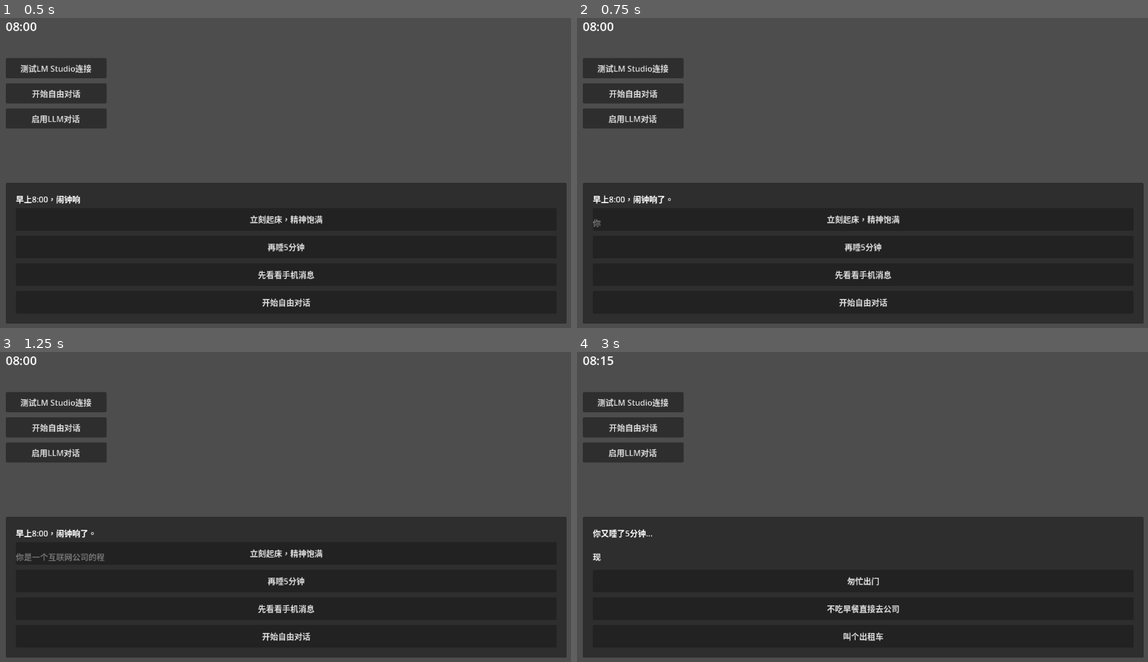
Above: before the commit, frames 1-4 (two rows, left to right).
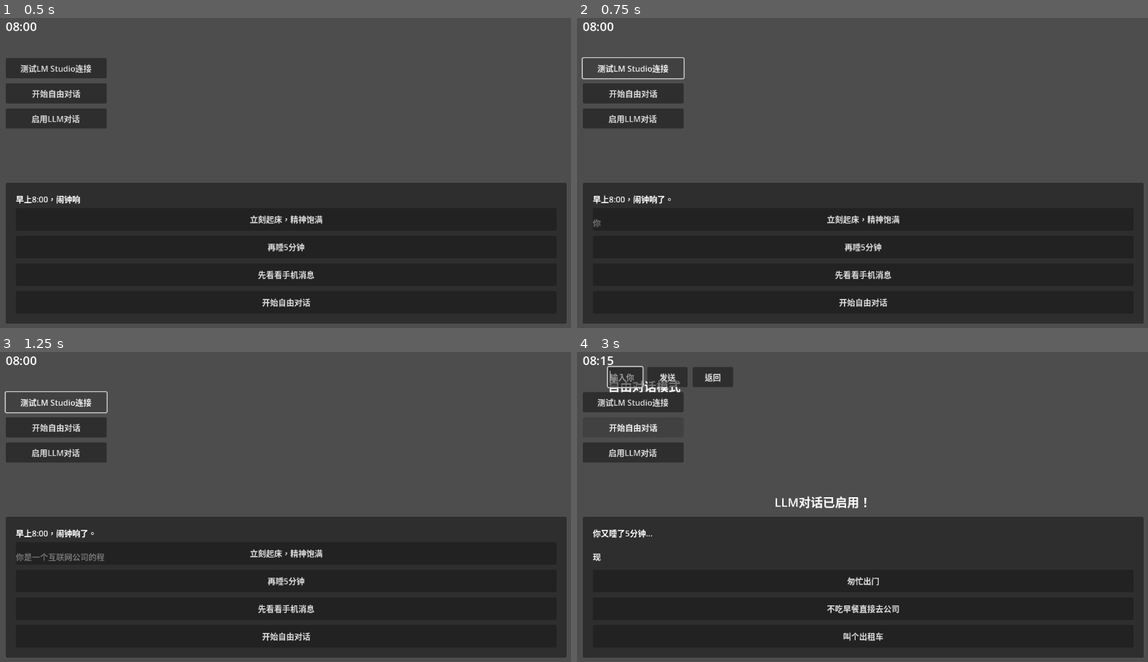
Above: after the commit, the same moments.

Repository: Garena544/godot_game_test
Game: Godot game, scene res://scenes/Main.tscn
Same seed, same stepped clock (60 frames per second), same inputs: the game is played once before the commit and once after it.
Inputs:
- Up to frame 1 (0.5 s): no input
- Up to frame 2 (0.75 s): click "测试LM Studio连接" at 0.5 s
- Up to frame 3 (1.25 s): no input
- Up to frame 4 (3 s): click "启用LLM对话" at 1.25 s; click "再睡5分钟" at 2 s; click "开始自由对话" at 2.75 s

Frame 1 is identical in both runs. In frame 2, 0.2% of the frame differs, in the area x 0-19%, y 12-20%; in frame 3, 0.2%; in frame 4, 1.7%, in the area x 5-51%, y 4-51%.
Error after the commit: Invalid call. Nonexistent function 'tween_delay' in base 'Tween'. (res://scripts/UIManager.gd:400)

Commit message:
修复按钮层级问题，将按钮添加到UI管理器

Diff:
--- a/scripts/Main.gd
+++ b/scripts/Main.gd
@@ -21,57 +21,13 @@
 	# 强制显示对话
 	call_deferred("force_show_dialogue")
 
-	# 添加测试按钮
+	# 添加测试按钮到UI管理器
 	call_deferred("add_test_buttons")
 
 func add_test_buttons():
-	"""添加测试按钮"""
-	# 创建测试LM Studio按钮
-	var test_button = Button.new()
-	test_button.text = "测试LM Studio连接"
-	test_button.position = Vector2(20, 100)
-	test_button.custom_minimum_size = Vector2(200, 40)
-	test_button.add_theme_font_size_override("font_size", 16)
-	test_button.connect("pressed", _on_test_lm_studio)
-	add_child(test_button)
-
-	# 创建自由对话按钮
-	var free_dialogue_button = Button.new()
-	free_dialogue_button.text = "开始自由对话"
-	free_dialogue_button.position = Vector2(20, 150)
-	free_dialogue_button.custom_minimum_size = Vector2(200, 40)
-	free_dialogue_button.add_theme_font_size_override("font_size", 16)
-	free_dialogue_button.connect("pressed", _on_start_free_dialogue)
-	add_child(free_dialogue_button)
-
-	# 创建启用LLM对话按钮
-	var llm_dialogue_button = Button.new()
-	llm_dialogue_button.text = "启用LLM对话"
-	llm_dialogue_button.position = Vector2(20, 200)
-	llm_dialogue_button.custom_minimum_size = Vector2(200, 40)
-	llm_dialogue_button.add_theme_font_size_override("font_size", 16)
-	llm_dialogue_button.connect("pressed", _on_enable_llm_dialogue)
-	add_child(llm_dialogue_button)
-
-	print("测试按钮已添加")
-
-func _on_test_lm_studio():
-	"""测试LM Studio连接"""
-	print("开始测试LM Studio连接...")
-	var test_script = load("res://scripts/LMStudioTest.gd").new()
-	add_child(test_script)
-
-func _on_start_free_dialogue():
-	"""开始自由对话"""
-	print("开始自由对话...")
-	var dialogue_manager = get_node("DialogueManager")
-	dialogue_manager.start_free_dialogue()
-
-func _on_enable_llm_dialogue():
-	"""启用LLM对话"""
-	print("启用LLM对话...")
-	var dialogue_manager = get_node("DialogueManager")
-	dialogue_manager.enable_llm_dialogue()
+	"""添加测试按钮到UI管理器"""
+	var ui_manager = get_node("UIManager")
+	ui_manager.add_test_buttons()
 
 func force_show_dialogue():
 	"""强制显示对话界面"""
--- a/scripts/UIManager.gd
+++ b/scripts/UIManager.gd
@@ -43,6 +43,57 @@
 	hide_inventory()
 
 	print("UIManager 初始化完成")
+
+func add_test_buttons():
+	"""添加测试按钮"""
+	print("添加测试按钮到UI管理器")
+
+	# 创建测试LM Studio按钮
+	var test_button = Button.new()
+	test_button.text = "测试LM Studio连接"
+	test_button.position = Vector2(20, 100)
+	test_button.custom_minimum_size = Vector2(200, 40)
+	test_button.add_theme_font_size_override("font_size", 16)
+	test_button.connect("pressed", _on_test_lm_studio)
+	add_child(test_button)
+
+	# 创建自由对话按钮
+	var free_dialogue_button = Button.new()
+	free_dialogue_button.text = "开始自由对话"
+	free_dialogue_button.position = Vector2(20, 150)
+	free_dialogue_button.custom_minimum_size = Vector2(200, 40)
+	free_dialogue_button.add_theme_font_size_override("font_size", 16)
+	free_dialogue_button.connect("pressed", _on_start_free_dialogue)
+	add_child(free_dialogue_button)
+
+	# 创建启用LLM对话按钮
+	var llm_dialogue_button = Button.new()
+	llm_dialogue_button.text = "启用LLM对话"
+	llm_dialogue_button.position = Vector2(20, 200)
+	llm_dialogue_button.custom_minimum_size = Vector2(200, 40)
+	llm_dialogue_button.add_theme_font_size_override("font_size", 16)
+	llm_dialogue_button.connect("pressed", _on_enable_llm_dialogue)
+	add_child(llm_dialogue_button)
+
+	print("测试按钮已添加到UI管理器")
+
+func _on_test_lm_studio():
+	"""测试LM Studio连接"""
+	print("开始测试LM Studio连接...")
+	var test_script = load("res://scripts/LMStudioTest.gd").new()
+	get_parent().add_child(test_script)
+
+func _on_start_free_dialogue():
+	"""开始自由对话"""
+	print("开始自由对话...")
+	var dialogue_manager = get_parent().get_node("DialogueManager")
+	dialogue_manager.start_free_dialogue()
+
+func _on_enable_llm_dialogue():
+	"""启用LLM对话"""
+	print("启用LLM对话...")
+	var dialogue_manager = get_parent().get_node("DialogueManager")
+	dialogue_manager.enable_llm_dialogue()
 
 func create_free_dialogue_ui():
 	"""创建自由对话UI"""
